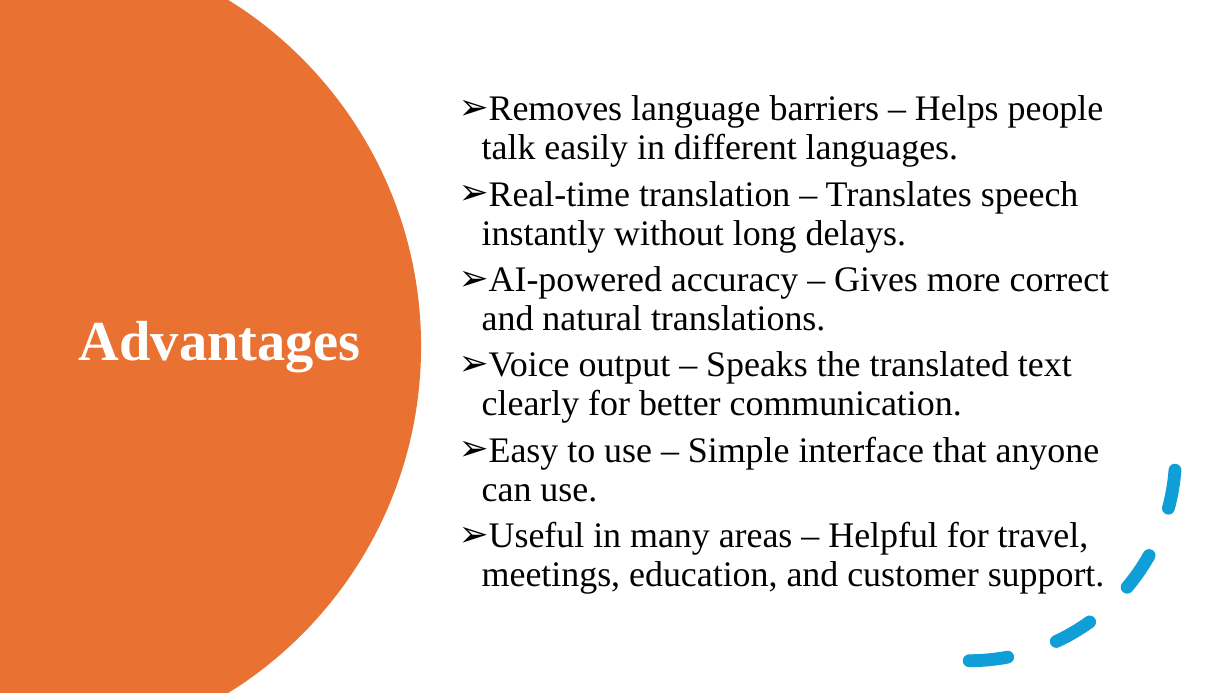
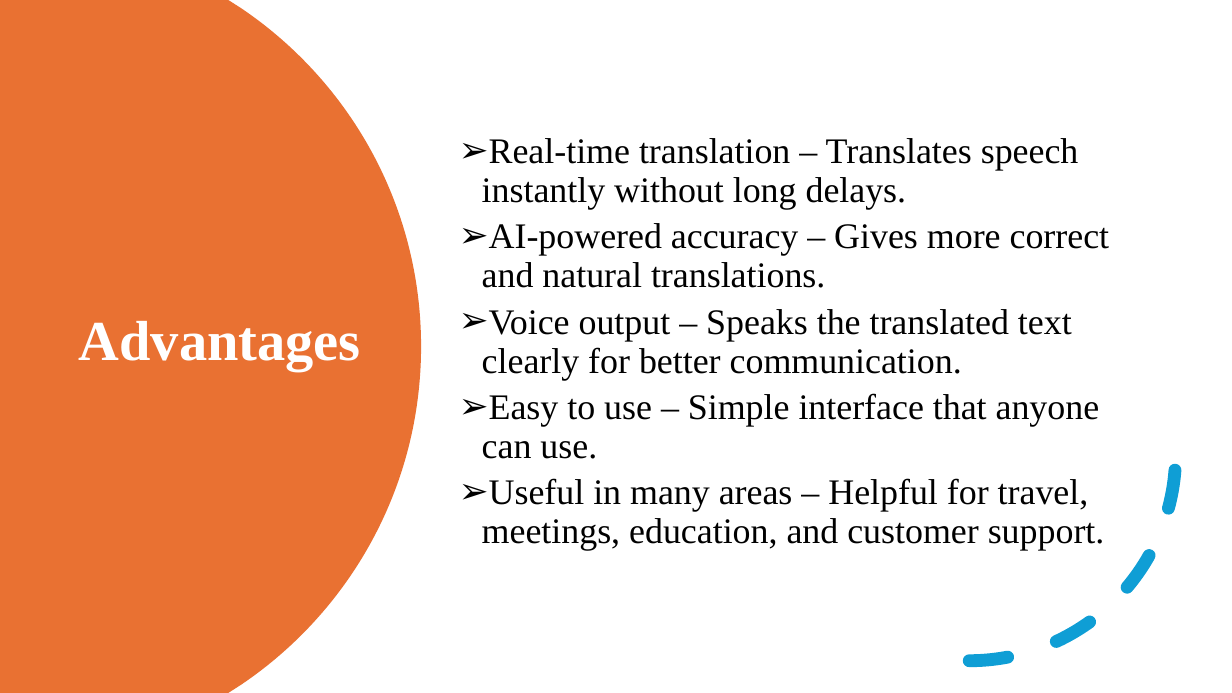
Before and after one commit to sanketbodakhe68/finel-year-projet, a slide deck: slide 11 of PPT/finel ppt.pptx. Drawn at 1232x693 pixels with LibreOffice and Linux fonts; fonts in the diff are those of the drawing. Boxes give left, top, right and bottom in pixels: in the first picture for what was removed or moved away, otherwise in the second. Text is boxed around its words. In the diff, an @@ line names an element or a change of style, - is before the commit and + after.

```diff
--- a/PPT/finel ppt.pptx
+++ b/PPT/finel ppt.pptx
@@ text at box(482, 95, 1104, 167): paragraph removed @@
-➢ Removes language barriers – Helps people talk easily in different languages.
```
Also in this commit, not shown: 8 other slides changed.
